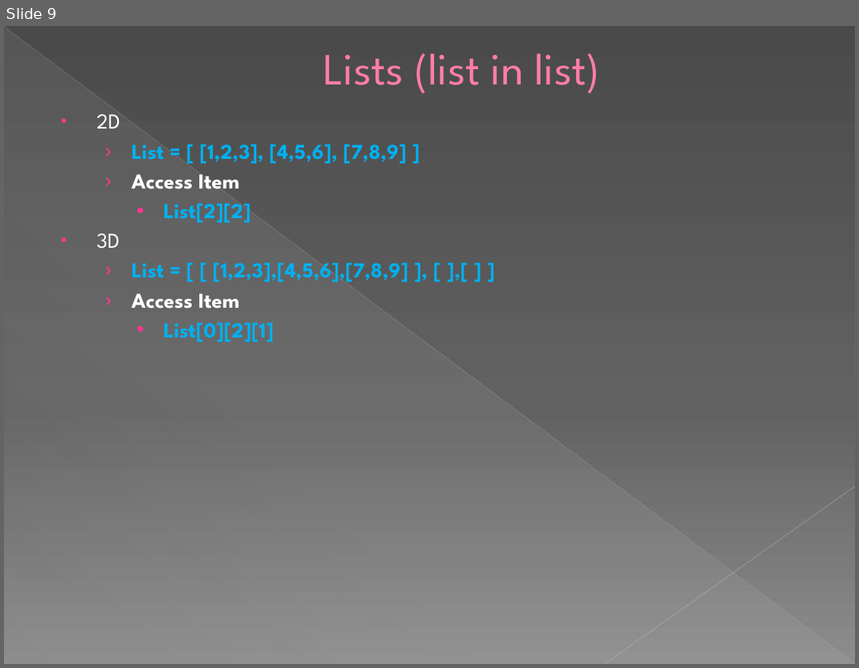
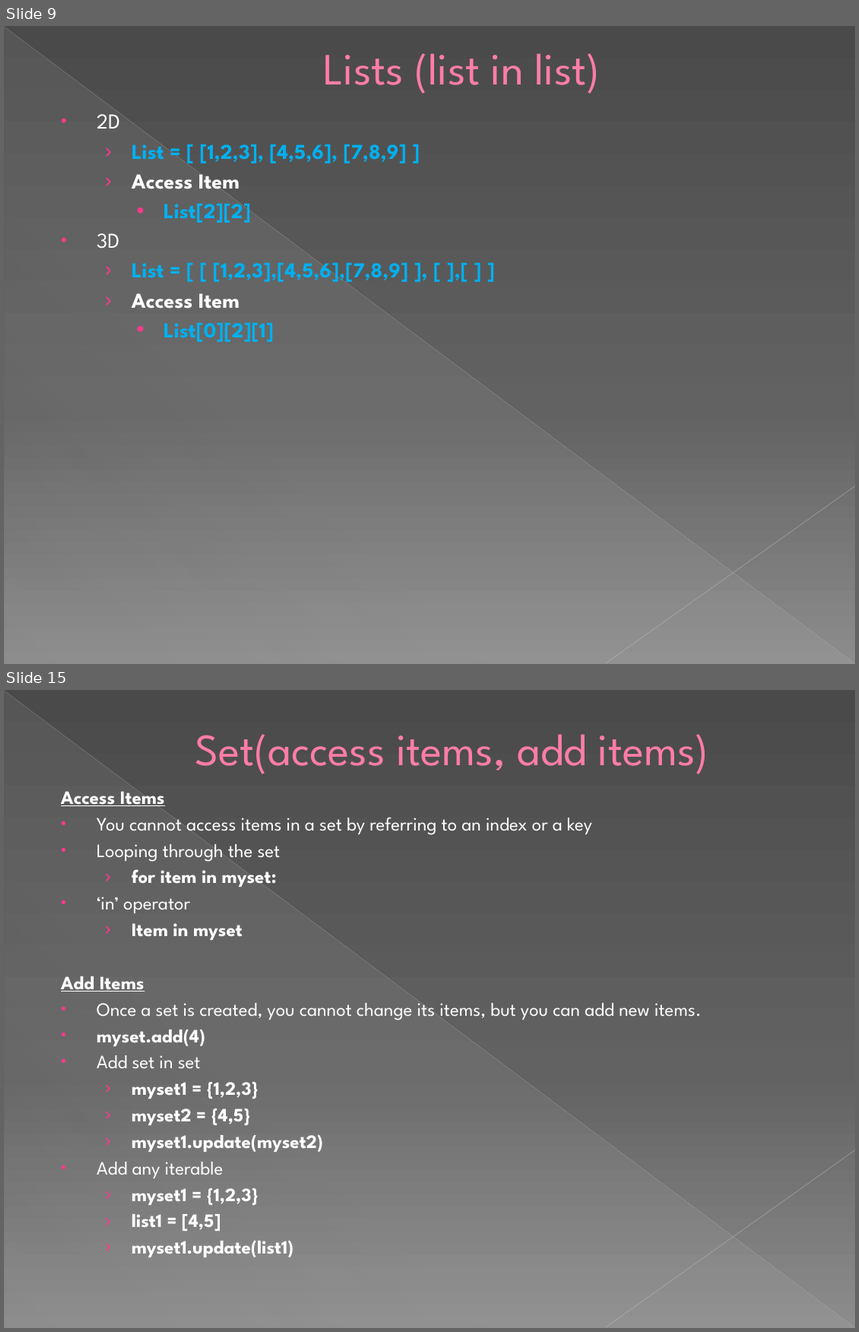
Before and after one commit to AsipiRavi2/pythonforbeginners, a slide deck: module3/Module3.pptx. Shown one above the other, each under a label of ours: slide 9 before the commit, slides 9 and 15 after it; the slides between them are not shown. The pictures are 859x668 and 859x1332 pixels, drawn with LibreOffice and Linux fonts; fonts in the diff are those of the drawing. Boxes give left, top, right and bottom in pixels: in the first picture for what was removed or moved away, otherwise in the second. Text is boxed around its words. In the diff, an @@ line names an element or a change of style, - is before the commit and + after.

```diff
--- a/module3/Module3.pptx
+++ b/module3/Module3.pptx
@@ slide 15 added at <box>4,690,855,1328</box>, background gradient #4A4A4A to #626262 to #8C8C8C; not listed: 3 template elements that a slide beside it also shows @@
@@ title added at <box>196,734,709,774</box>, 37.8 pt, text #FF7DA7 @@
+Set(access items, add items)
@@ text added at <box>61,791,702,1258</box>, 16 pt, text #FFFFFF @@
+Access Items
+• You cannot access items in a set by referring to an index or a key
+• Looping through the set
+  › for item in myset:
+• ‘in’ operator
+  › Item in myset
+Add Items
+• Once a set is created, you cannot change its items, but you can add new items.
+• myset.add(4)
+• Add set in set
+  › myset1 = {1,2,3}
+  › myset2 = {4,5}
+  › myset1.update(myset2)
+• Add any iterable
+  › myset1 = {1,2,3}
+  › list1 = [4,5]
+  › myset1.update(list1)
```
Also in this commit, not shown: 4 slides changed, 8 other slides added, 2 other files.
